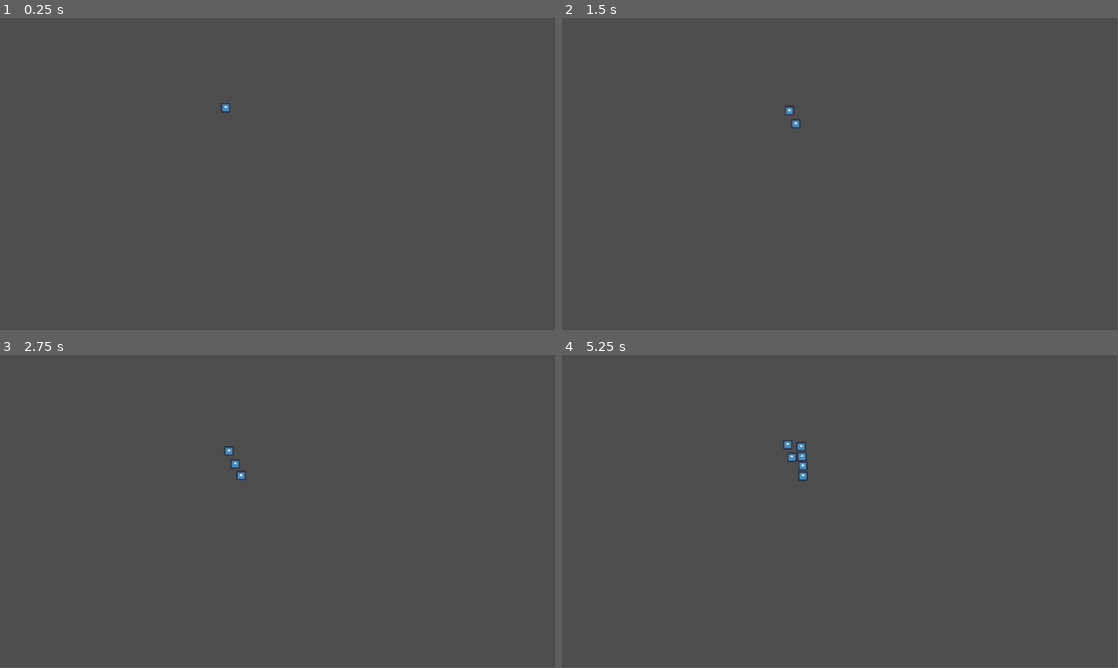
Above: before the commit, frames 1-4 (two rows, left to right).
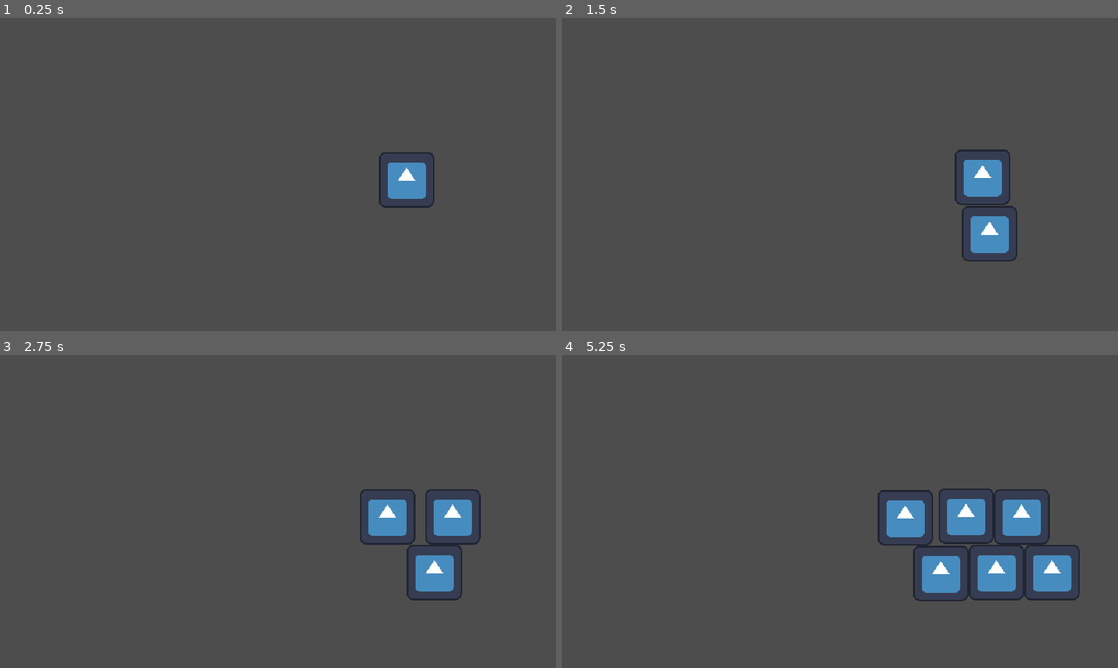
Above: after the commit, the same moments.

Repository: johncoffee/ngj-2024
Game: Godot game, scene res://maps/sandbox.tscn
The game is run twice, just before and just after one commit, with the same random seed, the same clock (stepped at 60 frames per second) and the same inputs. The project has no main scene, so this scene is started directly. The engine's default icon, where the game draws it, is replaced by a stand-in: a white triangle on a blue panel in a dark square.
Inputs:
- Up to frame 1 (0.25 s): no input
- Up to frame 2 (1.5 s): no input
- Up to frame 3 (2.75 s): no input
- Up to frame 4 (5.25 s): no input
In our replay, the window is 799x449 before the commit and 800x450 after it. These sizes can differ from the game's own. Grey fills any space a smaller window leaves; there, only what the larger window draws over its background counts as a difference.

The runs differ from the first frame. In frame 1, 1.0% of the frame differs, in the area x 39-79%, y 27-61%; in frame 2, 2.1%; in frame 3, 3.1%; in frame 4, 6.2%, in the area x 39-94%, y 27-79%.

Commit message:
Pixel art settings

Diff:
--- a/enemies/vampire.tscn
+++ b/enemies/vampire.tscn
@@ -4,13 +4,14 @@
 [ext_resource type="Texture2D" uid="uid://7qvs0w3dc4kn" path="res://icon.svg" id="2_qmedx"]
 
 [sub_resource type="RectangleShape2D" id="RectangleShape2D_xqocb"]
+size = Vector2(64, 64)
 
 [node name="Vampire" type="CharacterBody2D"]
 script = ExtResource("1_l58px")
 
 [node name="Sprite2D" type="Sprite2D" parent="."]
-position = Vector2(1.90735e-06, -1.90735e-06)
-scale = Vector2(0.15625, 0.15625)
+position = Vector2(0.249997, 0)
+scale = Vector2(0.503906, 0.5)
 texture = ExtResource("2_qmedx")
 
 [node name="CollisionShape2D" type="CollisionShape2D" parent="."]
--- a/project.godot
+++ b/project.godot
@@ -13,3 +13,23 @@
 config/name="Nordic Jam"
 config/features=PackedStringArray("4.2", "Forward Plus")
 config/icon="res://icon.svg"
+
+[display]
+
+window/size/viewport_width=640
+window/size/viewport_height=360
+window/size/window_width_override=1920
+window/size/window_height_override=1080
+window/stretch/mode="viewport"
+window/stretch/scale_mode="integer"
+
+[gui]
+
+theme/default_font_subpixel_positioning=0
+
+[rendering]
+
+textures/canvas_textures/default_texture_filter=0
+textures/lossless_compression/force_png=true
+2d/snap/snap_2d_transforms_to_pixel=true
+2d/snap/snap_2d_vertices_to_pixel=true
